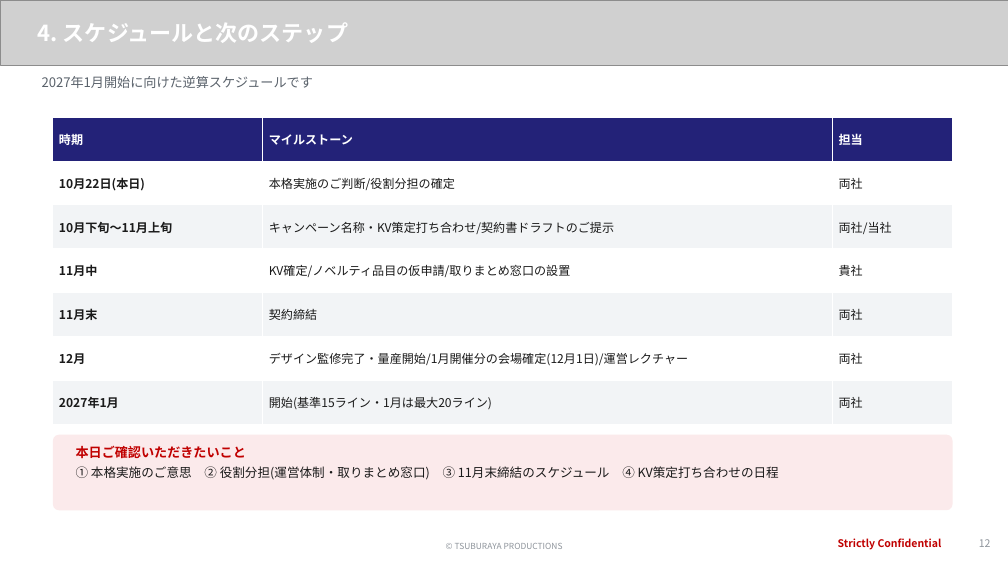
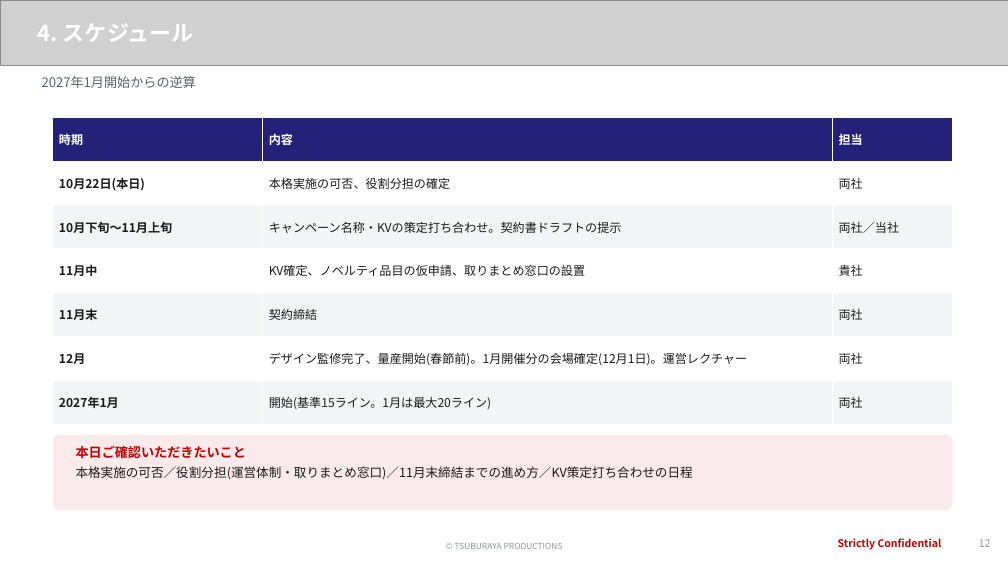
Before and after one commit to hayatoshintani-spe/kessho-lens, a slide deck: slide 12 of docs/proposals/softbank-ultraman-caravan/SB様提示用_1022ミーティング資料.pptx. Drawn at 1008x567 pixels with LibreOffice and Linux fonts; fonts in the diff are those of the drawing; grey boxes stand for pictures. Boxes give left, top, right and bottom in pixels: in the first picture for what was removed or moved away, otherwise in the second. Text is boxed around its words. In the diff, an @@ line names an element or a change of style, - is before the commit and + after.

```diff
--- a/docs/proposals/softbank-ultraman-caravan/SB様提示用_1022ミーティング資料.pptx
+++ b/docs/proposals/softbank-ultraman-caravan/SB様提示用_1022ミーティング資料.pptx
@@ text at (38,24,194,42): text changed @@
-4. スケジュールと次のステップ
+4. スケジュール
@@ text at (42,76,196,88): text changed @@
-2027年1月開始に向けた逆算スケジュールです
+2027年1月開始からの逆算
@@ table at (53,117,954,424) @@
-row 1, column 2: マイルストーン
+row 1, column 2: 内容
-row 2, column 2: 本格実施のご判断/役割分担の確定
+row 2, column 2: 本格実施の可否、役割分担の確定
-row 3, column 2: キャンペーン名称・KV策定打ち合わせ/契約書ドラフトのご提示
+row 3, column 2: キャンペーン名称・KVの策定打ち合わせ。契約書ドラフトの提示
-row 3, column 3: 両社/当社
+row 3, column 3: 両社／当社
-row 4, column 2: KV確定/ノベルティ品目の仮申請/取りまとめ窓口の設置
+row 4, column 2: KV確定、ノベルティ品目の仮申請、取りまとめ窓口の設置
-row 6, column 2: デザイン監修完了・量産開始/1月開催分の会場確定(12月1日)/運営レクチャー
+row 6, column 2: デザイン監修完了、量産開始(春節前)。1月開催分の会場確定(12月1日)。運営レクチャー
-row 7, column 2: 開始(基準15ライン・1月は最大20ライン)
+row 7, column 2: 開始(基準15ライン。1月は最大20ライン)
@@ text at (76,466,693,479): text changed @@
-① 本格実施のご意思 ② 役割分担(運営体制・取りまとめ窓口) ③ 11月末締結のスケジュール ④ KV策定打ち合わせの日程
+本格実施の可否／役割分担(運営体制・取りまとめ窓口)／11月末締結までの進め方／KV策定打ち合わせの日程
```
Also in this commit, not shown: 11 other slides changed, 5 other files.
